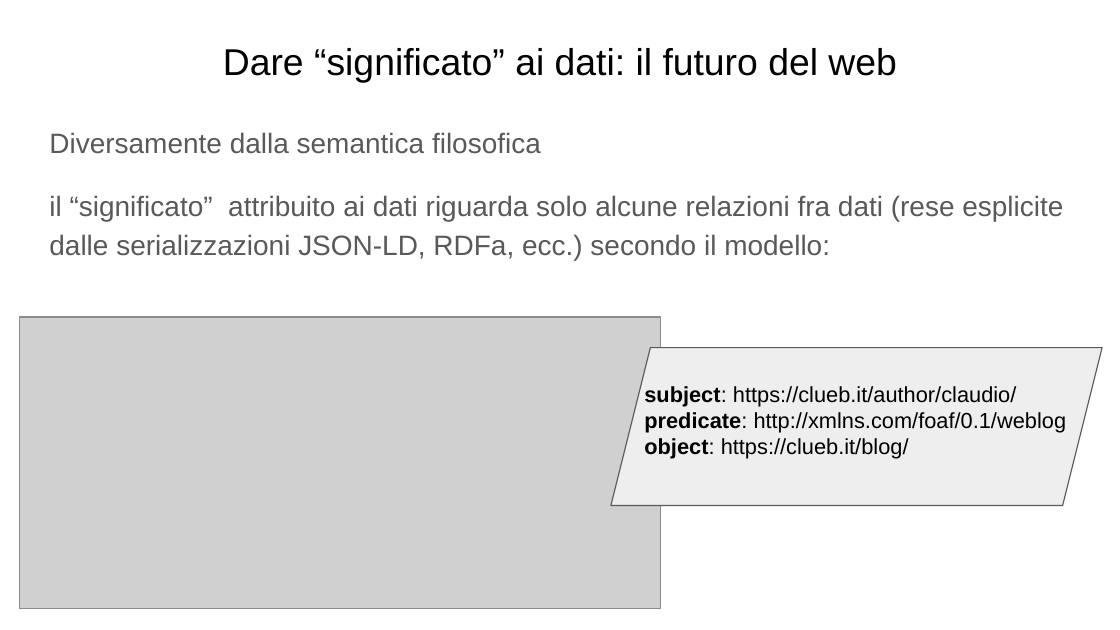
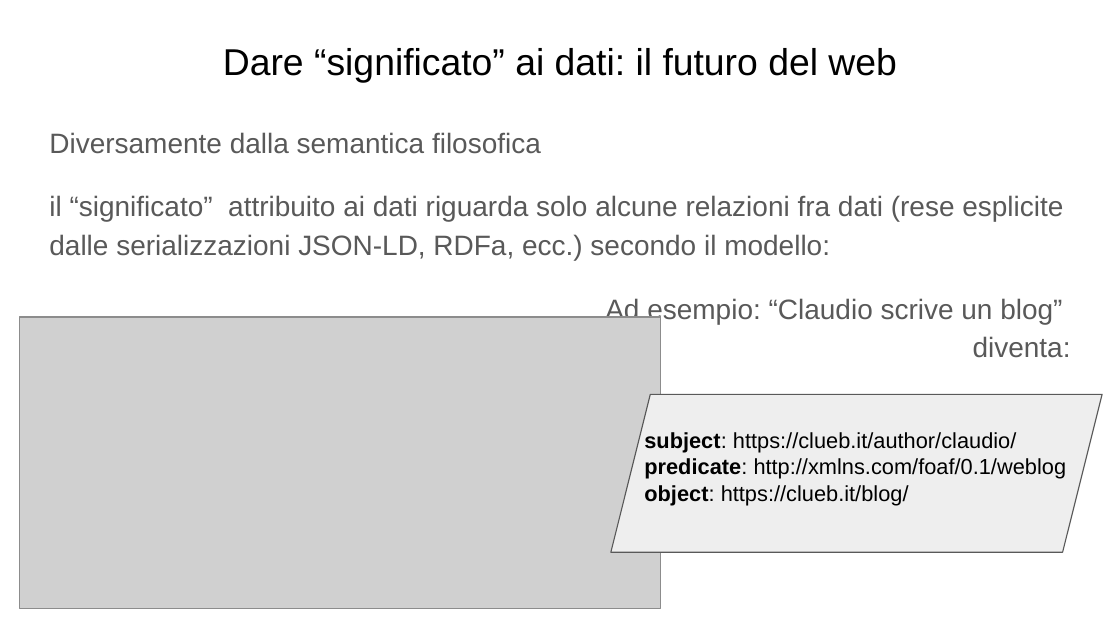
Before and after one commit to claudiotubertini/lettore_bulimico, a slide deck: slide 19 of cubo_lettore_google.pptx. Drawn at 1120x630 pixels with LibreOffice and Linux fonts; fonts in the diff are those of the drawing; grey boxes stand for pictures. Boxes give left, top, right and bottom in pixels: in the first picture for what was removed or moved away, otherwise in the second. Text is boxed around its words. In the diff, an @@ line names an element or a change of style, - is before the commit and + after.

```diff
--- a/cubo_lettore_google.pptx
+++ b/cubo_lettore_google.pptx
@@ text at (605,297,1071,358): paragraph added @@
+Ad esempio: “Claudio scrive un blog”
+diventa:
@@ parallelogram: place and size @@
-parallelogram at (610,347,1102,505)
+parallelogram at (610,394,1102,552)
@@ text "subject: https://clueb.it/author/claudio/": place and size @@
-text "subject: https://clueb.it/author/claudio/" at (644,386,1067,459)
+text "subject: https://clueb.it/author/claudio/" at (644,432,1067,505)
```
Also in this commit, not shown: 1 other slide changed.
